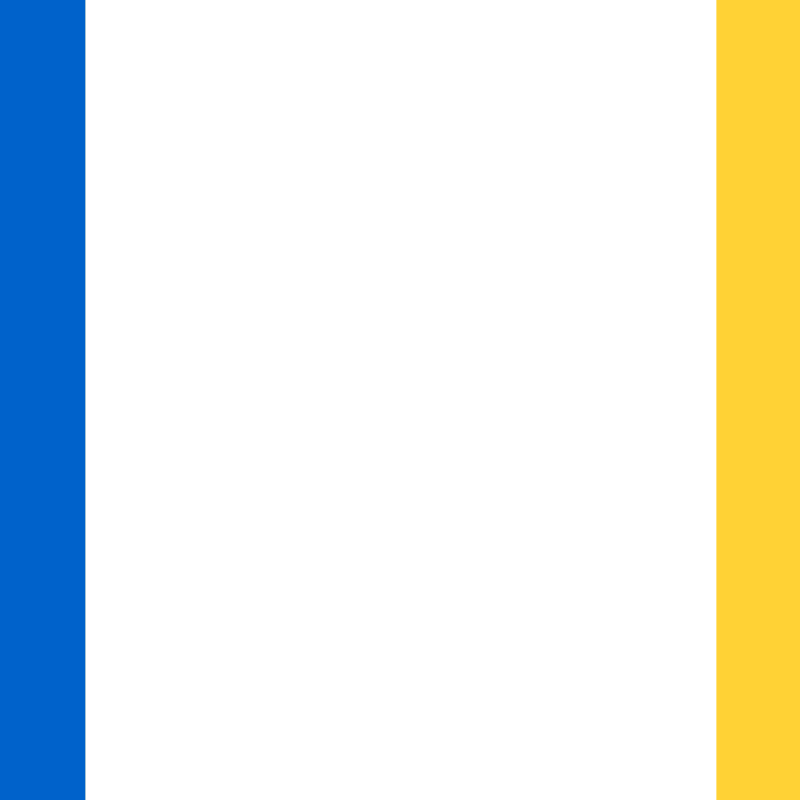
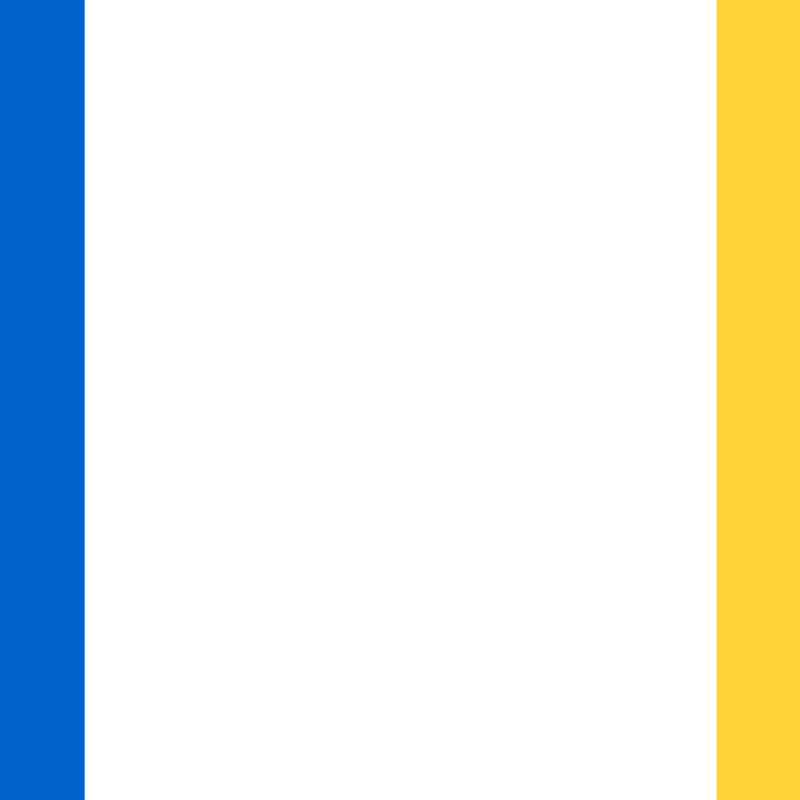
Layered file, before and after one edit (800 x 800). Changes by layer:
painted on "drc" over bbox(84, 0, 717, 800)
hid "Background" over bbox(84, 0, 717, 800)
